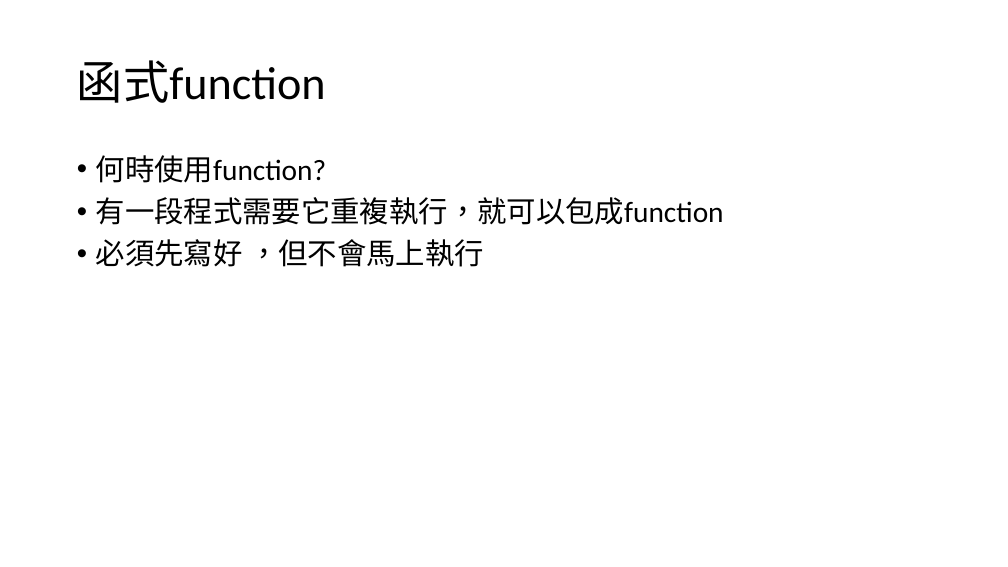
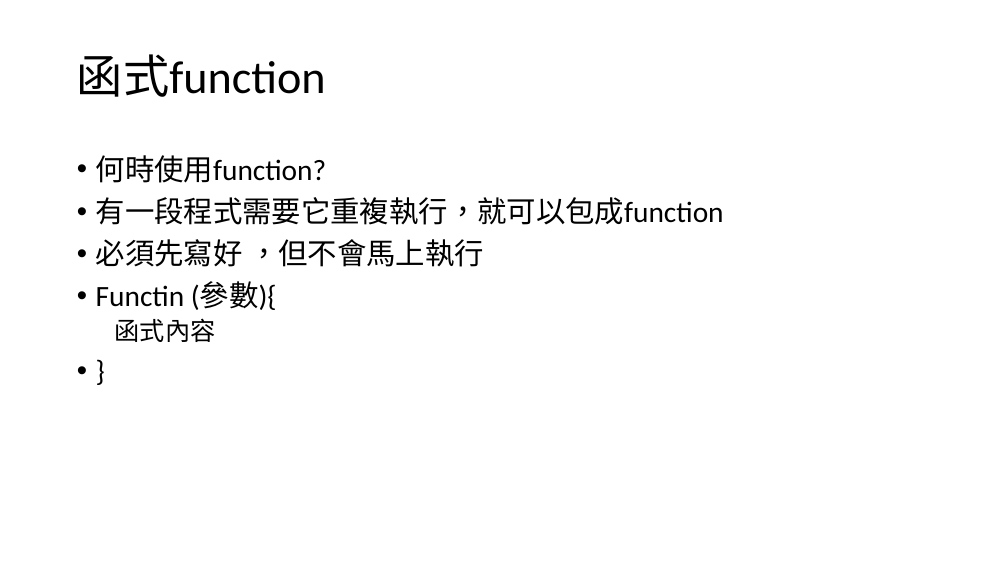
Before and after one commit to choco2001/ppt, a slide deck: slide 8 of php.pptx (slide 6 before the commit). Drawn at 1008x567 pixels with LibreOffice and Linux fonts; fonts in the diff are those of the drawing. Boxes give left, top, right and bottom in pixels: in the first picture for what was removed or moved away, otherwise in the second. Text is boxed around its words. In the diff, an @@ line names an element or a change of style, - is before the commit and + after.

```diff
--- a/php.pptx
+++ b/php.pptx
@@ title "函式function": place and size @@
-title "函式function" at (77,60,326,103)
+title "函式function" at (77,54,326,97)
@@ text at (96,282,277,342): paragraphs added @@
+• Functin (參數){
+  函式內容
+• }
```
Also in this commit, not shown: 1 other slide changed, 3 slides added, 1 slide removed.
